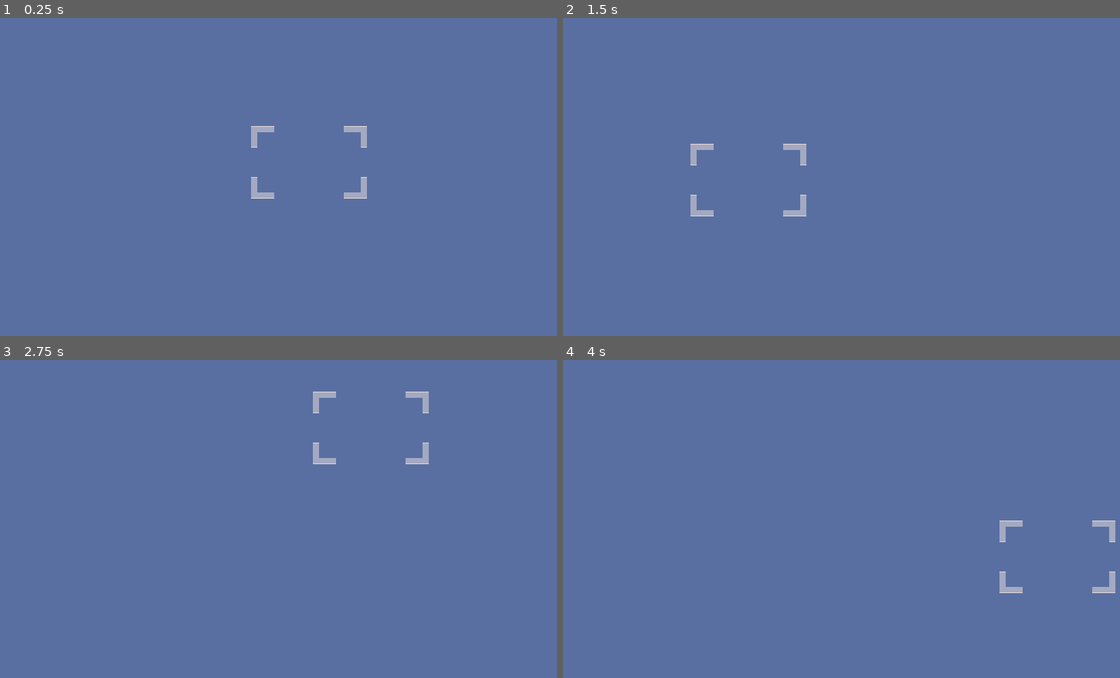
Above: before the commit, frames 1-4 (two rows, left to right).
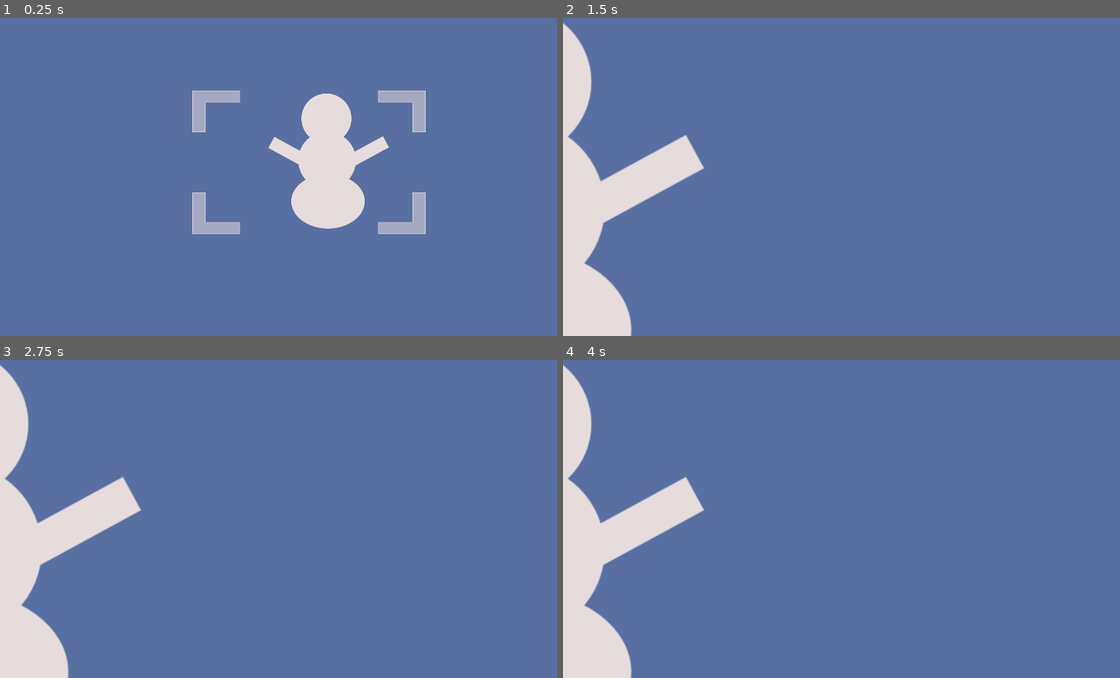
Above: after the commit, the same moments.

Repository: mathew-tran/cameragame
Game: Godot game, scene res://Main.tscn
Same seed, same stepped clock (60 frames per second), same inputs: the game is played once before the commit and once after it.
Inputs (mouse positions are in pixels of both pictures, inside the frame that each line leads up to):
- Up to frame 1 (0.25 s): no input
- Up to frame 2 (1.5 s): tap Enter at 0.5 s; move the mouse to (1008, 145) at 0.52 s; click (1008, 145) at 0.6 s; tap Space at 1.25 s; move the mouse to (746, 180) at 1.27 s; click (746, 180) at 1.35 s
- Up to frame 3 (2.75 s): tap Enter at 2 s; move the mouse to (373, 426) at 2.02 s; click (373, 426) at 2.1 s
- Up to frame 4 (4 s): tap Space at 2.75 s; move the mouse to (841, 573) at 2.77 s; click (841, 573) at 2.85 s; tap Enter at 3.5 s; move the mouse to (1058, 557) at 3.52 s; click (1058, 557) at 3.6 s

The runs differ from the first frame. In frame 1, 7.1% of the frame differs, in the area x 34-77%, y 22-68%; in frame 2, 8.8%; in frame 3, 8.8%, in the area x 0-77%, y 1-100%; in frame 4, 8.8%.

Commit message:
working on camera taking screenshots

Diff:
--- a/Main.tscn
+++ b/Main.tscn
@@ -1,7 +1,8 @@
-[gd_scene load_steps=3 format=3 uid="uid://ctchhl40q778"]
+[gd_scene load_steps=4 format=3 uid="uid://ctchhl40q778"]
 
 [ext_resource type="Texture2D" uid="uid://cwhanm22q0hqm" path="res://Art/Backgrounds/ClearSky.svg" id="1_ybgpv"]
 [ext_resource type="PackedScene" uid="uid://bw7fwgd3ai1gw" path="res://Prefabs/PlayerCamera.tscn" id="2_8c0dv"]
+[ext_resource type="Texture2D" uid="uid://ba4p7pmvx1e4u" path="res://Art/Clouds/SnowmanCloud.svg" id="3_7gasy"]
 
 [node name="Node2D" type="Node2D"]
 
@@ -10,4 +11,7 @@
 centered = false
 
 [node name="PlayerCamera" parent="." instance=ExtResource("2_8c0dv")]
-scale = Vector2(0.5, 0.5)
+
+[node name="Sprite2D2" type="Sprite2D" parent="."]
+position = Vector2(1021, 536)
+texture = ExtResource("3_7gasy")
--- a/Prefabs/PlayerCamera.tscn
+++ b/Prefabs/PlayerCamera.tscn
@@ -20,3 +20,7 @@
 
 [node name="RightBounds" type="Marker2D" parent="."]
 position = Vector2(362, 0)
+
+[node name="Camera2D" type="Camera2D" parent="."]
+enabled = false
+zoom = Vector2(3, 3)
--- a/Scripts/PlayerCamera.gd
+++ b/Scripts/PlayerCamera.gd
@@ -1,4 +1,26 @@
 extends Node2D
 
+
+
+func IsTakingPicture():
+	return $Camera2D.enabled
+
 func _process(delta):
+
+	if IsTakingPicture():
+		return
+
 	global_position = get_global_mouse_position()
+
+	if Input.is_action_just_pressed("Click"):
+		TakeSnapshot()
+
+func TakeSnapshot():
+	$Camera2D.enabled = true
+
+	await RenderingServer.frame_post_draw
+	var capture = $Camera2D.get_viewport().get_texture().get_image()
+
+	var _time = Time.get_datetime_string_from_system().replace(":", "-")
+	var filename = "user://Screenshot-{0}.png".format({"0":_time})
+	capture.save_png(filename)
--- a/project.godot
+++ b/project.godot
@@ -20,3 +20,11 @@
 window/size/viewport_width=1920
 window/size/viewport_height=1080
 window/stretch/mode="canvas_items"
+
+[input]
+
+Click={
+"deadzone": 0.5,
+"events": [Object(InputEventMouseButton,"resource_local_to_scene":false,"resource_name":"","device":-1,"window_id":0,"alt_pressed":false,"shift_pressed":false,"ctrl_pressed":false,"meta_pressed":false,"button_mask":0,"position":Vector2(0, 0),"global_position":Vector2(0, 0),"factor":1.0,"button_index":1,"canceled":false,"pressed":false,"double_click":false,"script":null)
+]
+}
